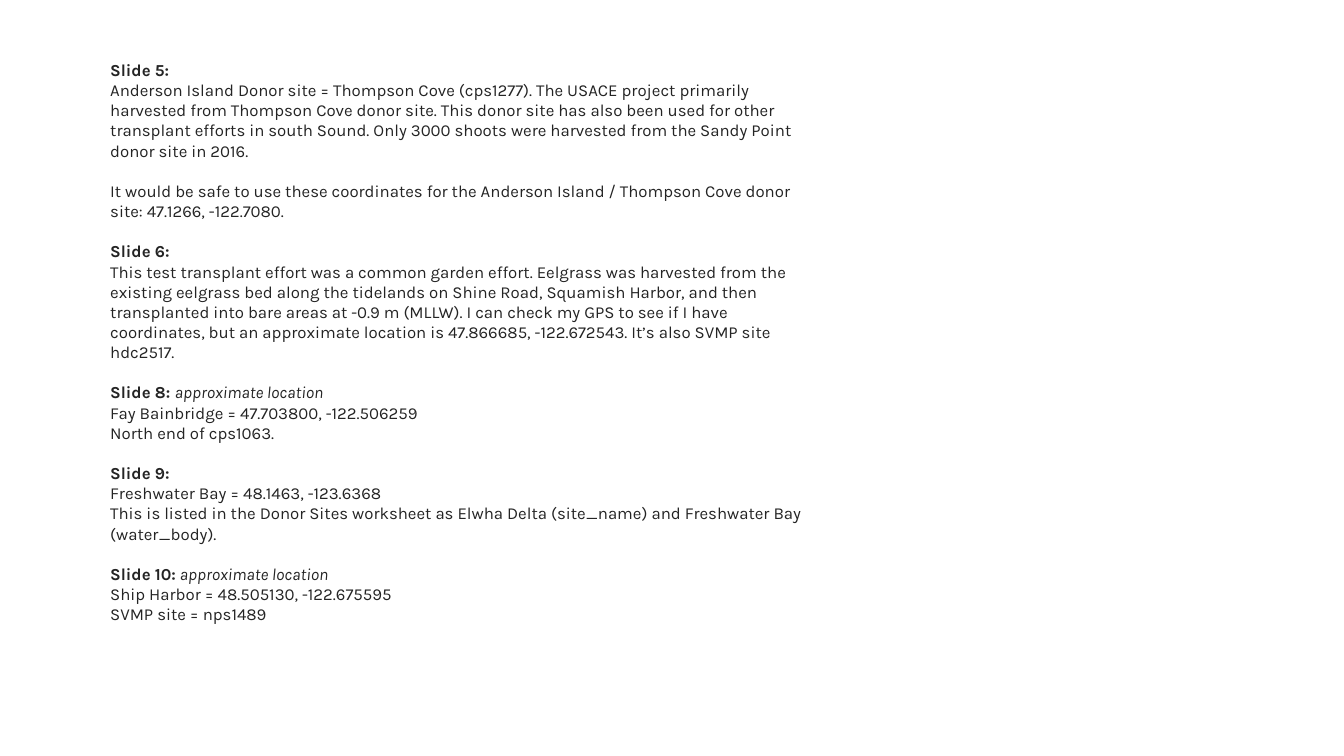
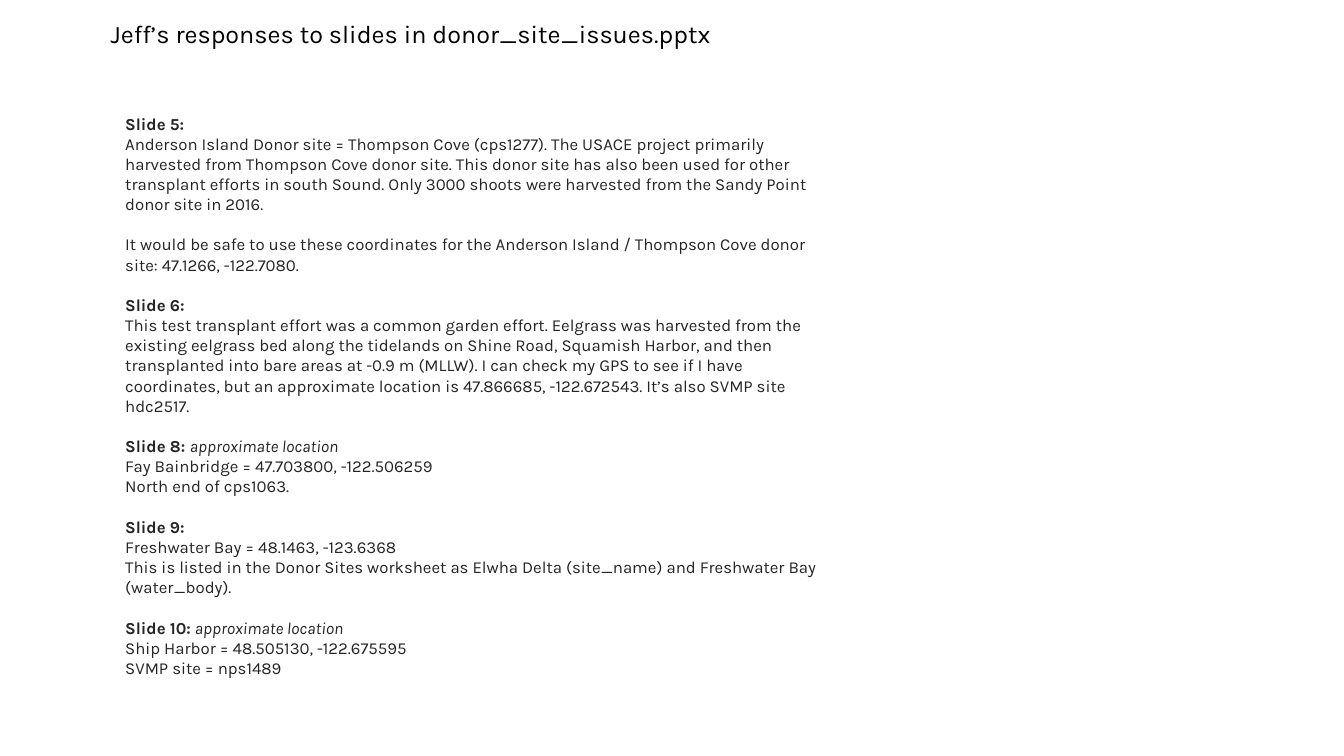
Before and after one commit to WA-Nearshore/seagrass-restoration-processing, a slide deck: slide 3 of docs/seagrass_restoration_storymap_notes.pptx. Drawn at 1344x756 pixels with LibreOffice and Linux fonts; fonts in the diff are those of the drawing. Boxes give left, top, right and bottom in pixels: in the first picture for what was removed or moved away, otherwise in the second. Text is boxed around its words. In the diff, an @@ line names an element or a change of style, - is before the commit and + after.

```diff
--- a/docs/seagrass_restoration_storymap_notes.pptx
+++ b/docs/seagrass_restoration_storymap_notes.pptx
@@ text added at [111, 25, 710, 49], 18 pt, text #000000 @@
+Jeff’s responses to slides in donor_site_issues.pptx
@@ text "Slide 5:": place and size @@
-text "Slide 5:" at [110, 64, 801, 604]
+text "Slide 5:" at [125, 118, 816, 658]
```
Also in this commit, not shown: 3 other slides changed, 2 slides added, 1 slide removed, 3 other files.
